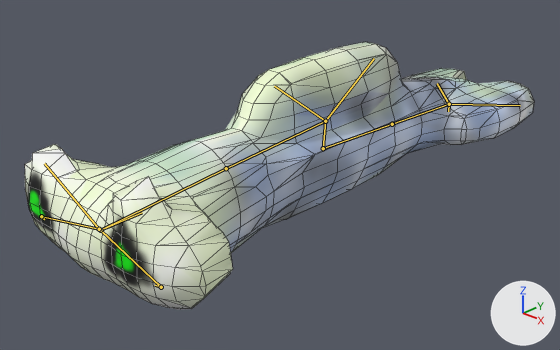
Before and after pictures for a commit that changed the Blender file blender/StrangeFish.blend.
The view is the same before and after, from a 50 mm camera at (13.92, -16.43, 8.62) aimed at (-0.74, -1.08, -0.74). Lighting does not change. The marker at lower right points along +X, +Y and +Z. The bones that bend it are drawn over the model as lines. Mesh edges are drawn as thin lines.

In view in the first picture: 'Mball.007'.
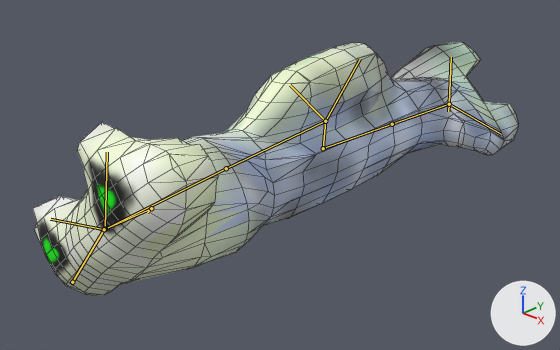
The newer file adds an action. The first version stands in its rest pose; the second is drawn at frame 80 of the action 'ArmatureAction.002'.

Where the change shows, as pixel boxes [x1, y1, x2, y2] in the pictures (560 x 350 px):
'Mball.007', posed
    before: [25, 42, 534, 309]
    after: [33, 42, 518, 295]
bone 'Bone.008', root to tip
    before: (226, 168) to (100, 230)
    after: (226, 168) to (105, 229)
bone 'Bone.002', root to tip
    before: (325, 121) to (374, 58)
    after: (325, 121) to (360, 59)
bone 'Bone.003', root to tip
    before: (325, 121) to (274, 86)
    after: (325, 121) to (290, 85)
bone 'Bone.005', root to tip
    before: (449, 104) to (520, 105)
    after: (449, 104) to (501, 134)
bone 'Bone.006', root to tip
    before: (449, 104) to (437, 83)
    after: (449, 104) to (451, 57)

Diff of the bpy script that builds the scene:
```diff
--- a/blender/StrangeFish.blend.py
+++ b/blender/StrangeFish.blend.py
@@ bone_bone_008 @@
 bone_bone_008 = bpy.data.objects['Armature'].pose.bones['Bone.008']  # child of 'Bone.001'
-bone_bone_008.rotation_quaternion = (1.0, 0.0, 0.0, 0.0)  # degrees (0, 0, 0)
+bone_bone_008.rotation_quaternion = (0.932, 0.016, 0.362, -0.022)  # degrees (1, 42, -2)
@@ bone_bone_002 @@
 bone_bone_002 = bpy.data.objects['Armature'].pose.bones['Bone.002']  # child of 'Bone'
-bone_bone_002.rotation_quaternion = (1.0, 0.0, 0.0, 0.0)  # degrees (0, 0, 0)
+bone_bone_002.rotation_quaternion = (0.992, 0.006, 0.059, 0.1)  # degrees (1, 7, 12)
@@ bone_bone_003 @@
 bone_bone_003 = bpy.data.objects['Armature'].pose.bones['Bone.003']  # child of 'Bone'
-bone_bone_003.rotation_quaternion = (1.0, 0.0, 0.0, 0.0)  # degrees (0, 0, 0)
+bone_bone_003.rotation_quaternion = (0.992, -0.08, 0.069, -0.049)  # degrees (-10, 7, -6)
@@ bone_bone_005 @@
 bone_bone_005 = bpy.data.objects['Armature'].pose.bones['Bone.005']  # child of 'Bone.007'
-bone_bone_005.rotation_quaternion = (1.0, 0.0, 0.0, 0.0)  # degrees (0, 0, 0)
+bone_bone_005.rotation_quaternion = (0.923, -0.267, 0.278, -0.011)  # degrees (-35, 30, -11)
@@ bone_bone_006 @@
 bone_bone_006 = bpy.data.objects['Armature'].pose.bones['Bone.006']  # child of 'Bone.007'
-bone_bone_006.rotation_quaternion = (1.0, 0.0, 0.0, 0.0)  # degrees (0, 0, 0)
+bone_bone_006.rotation_quaternion = (0.923, 0.254, 0.278, 0.083)  # degrees (36, 28, 20)
```
